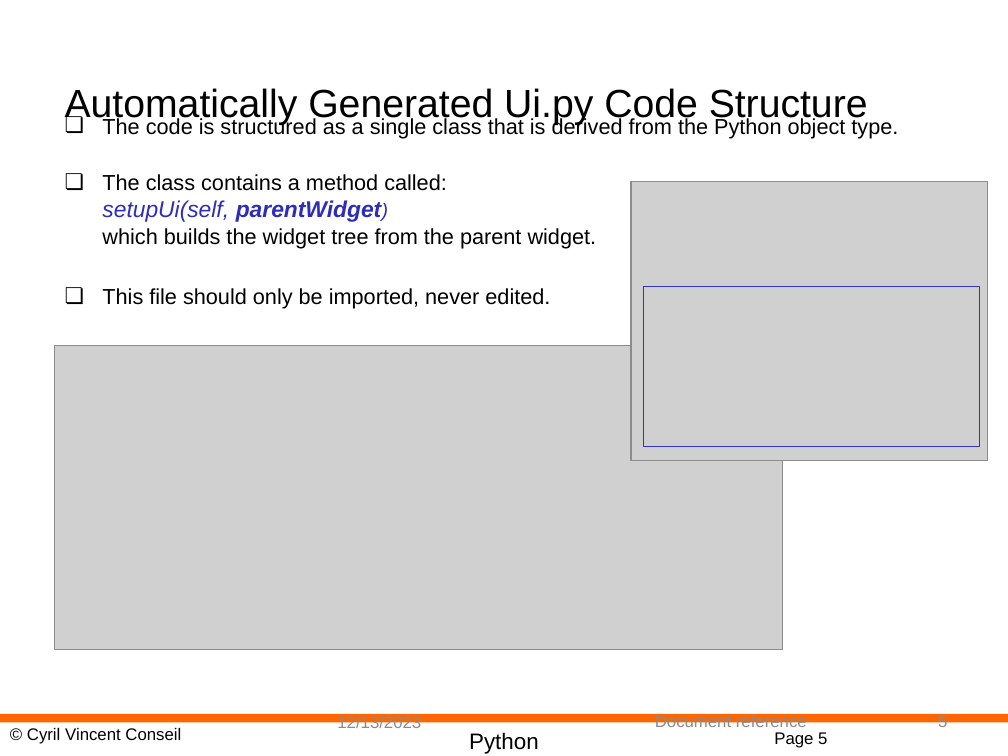
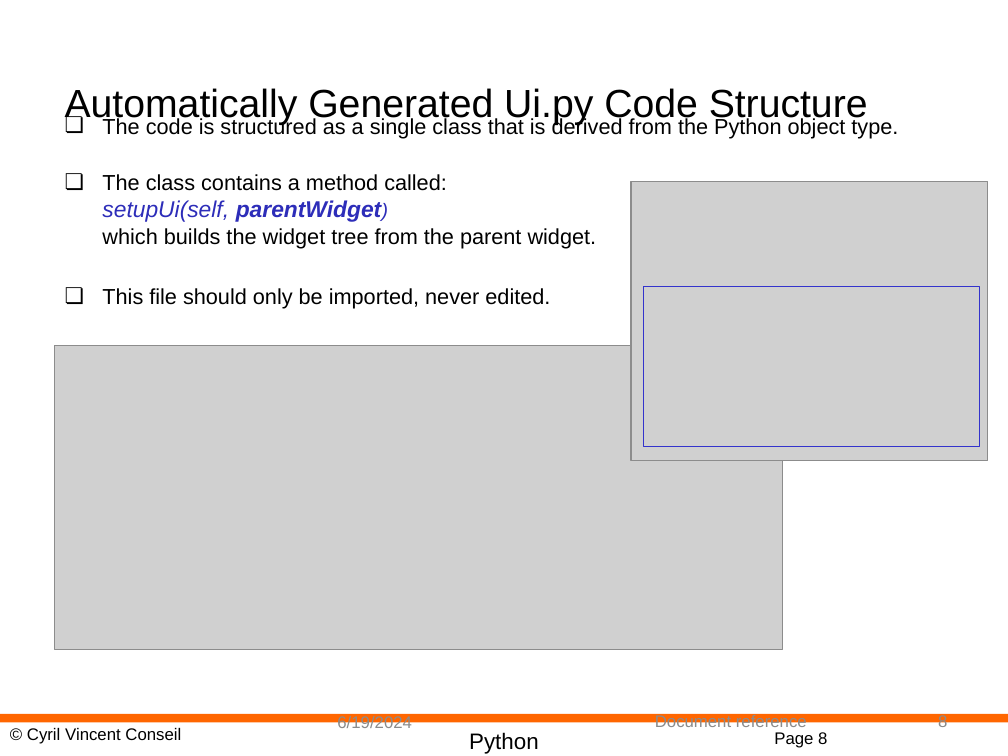
Before and after one commit to cyrilvincent/python-advanced, a slide deck: slide 8 of PPT/PyQt05-QtDesigner.pptx (slide 5 before the commit). Drawn at 1008x756 pixels with LibreOffice and Linux fonts; fonts in the diff are those of the drawing; grey boxes stand for pictures; background and template pictures are left out. Boxes give left, top, right and bottom in pixels: in the first picture for what was removed or moved away, otherwise in the second. Text is boxed around its words. In the diff, an @@ line names an element or a change of style, - is before the commit and + after.

```diff
--- a/PPT/PyQt05-QtDesigner.pptx
+++ b/PPT/PyQt05-QtDesigner.pptx
@@ text at bbox=[337, 714, 412, 732]: text changed @@
-12/13/2023
+6/19/2024
@@ page number at bbox=[938, 713, 947, 731]: text changed @@
-5
+8
@@ page number at bbox=[774, 732, 827, 748]: text changed @@
-Page 5
+Page 8
```
Also in this commit, not shown: 3 other slides changed, 1 slide added, 1 slide removed, 6 other files.
